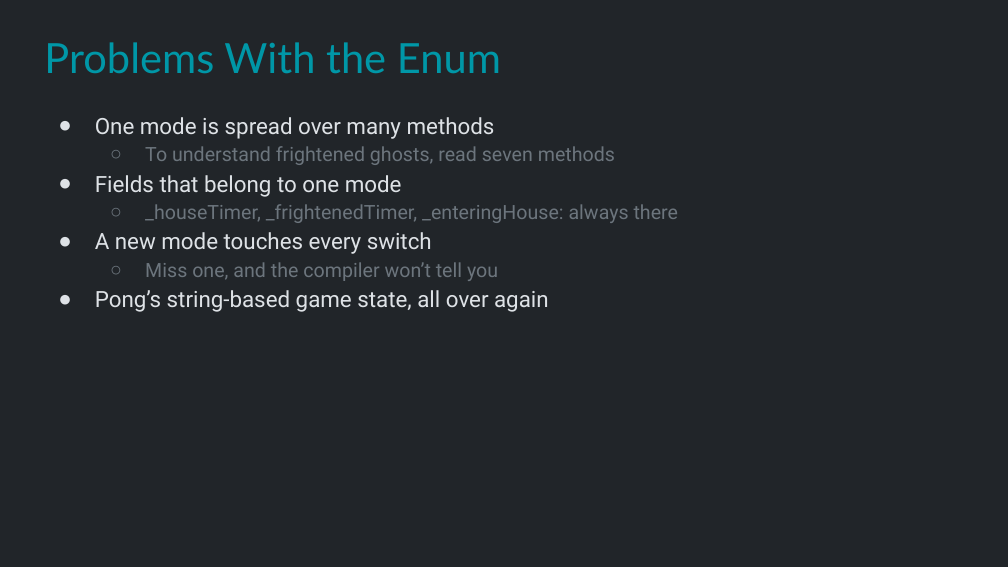
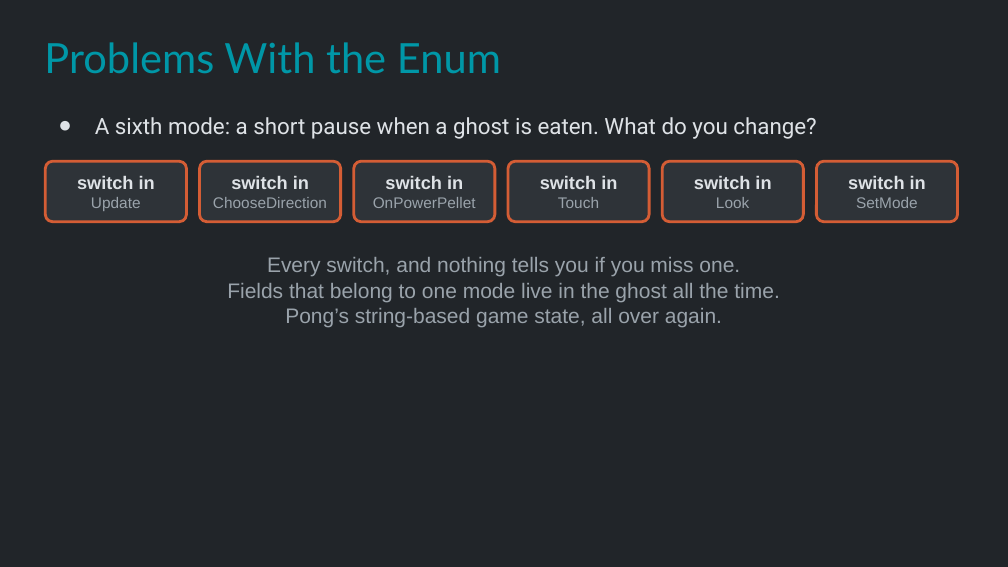
Before and after one commit to Metamate/gar, a slide deck: slide 10 of slides/05 Pac-Man.pptx. Drawn at 1008x567 pixels with LibreOffice and Linux fonts; fonts in the diff are those of the drawing. Boxes give left, top, right and bottom in pixels: in the first picture for what was removed or moved away, otherwise in the second. Text is boxed around its words. In the diff, an @@ line names an element or a change of style, - is before the commit and + after.

```diff
--- a/slides/05 Pac-Man.pptx
+++ b/slides/05 Pac-Man.pptx
@@ text at box(95, 117, 816, 139): text changed; size 14 to 16 pt; text colour #6C757D to #DEE2E6 @@
-● One mode is spread over many methods
-  ○ To understand frightened ghosts, read seven methods
-● Fields that belong to one mode
-  ○ _houseTimer, _frightenedTimer, _enteringHouse: always there
-● A new mode touches every switch
-  ○ Miss one, and the compiler won’t tell you
-● Pong’s string-based game state, all over again
+● A sixth mode: a short pause when a ghost is eaten. What do you change?
@@ rounded rectangle added at box(45, 161, 186, 222), fill #2E3338, outline #D45D35 2 pt, 13 pt, text #DEE2E6, bold @@
+switch in
+Update
@@ rounded rectangle added at box(200, 161, 341, 222), fill #2E3338, outline #D45D35 2 pt, 11 pt, text #9AA3AB @@
+switch in
+ChooseDirection
@@ rounded rectangle added at box(354, 161, 495, 222), fill #2E3338, outline #D45D35 2 pt, 11 pt, text #9AA3AB @@
+switch in
+OnPowerPellet
@@ rounded rectangle added at box(508, 161, 649, 222), fill #2E3338, outline #D45D35 2 pt, 13 pt, text #DEE2E6, bold @@
+switch in
+Touch
@@ rounded rectangle added at box(662, 161, 803, 222), fill #2E3338, outline #D45D35 2 pt, 13 pt, text #DEE2E6, bold @@
+switch in
+Look
@@ rounded rectangle added at box(816, 161, 958, 222), fill #2E3338, outline #D45D35 2 pt, 13 pt, text #DEE2E6, bold @@
+switch in
+SetMode
@@ text added at box(227, 257, 779, 327), 15 pt, text #9AA3AB @@
+Every switch, and nothing tells you if you miss one.
+Fields that belong to one mode live in the ghost all the time.
+Pong’s string-based game state, all over again.
```
Also in this commit, not shown: 6 other slides changed, 1 slide added.
